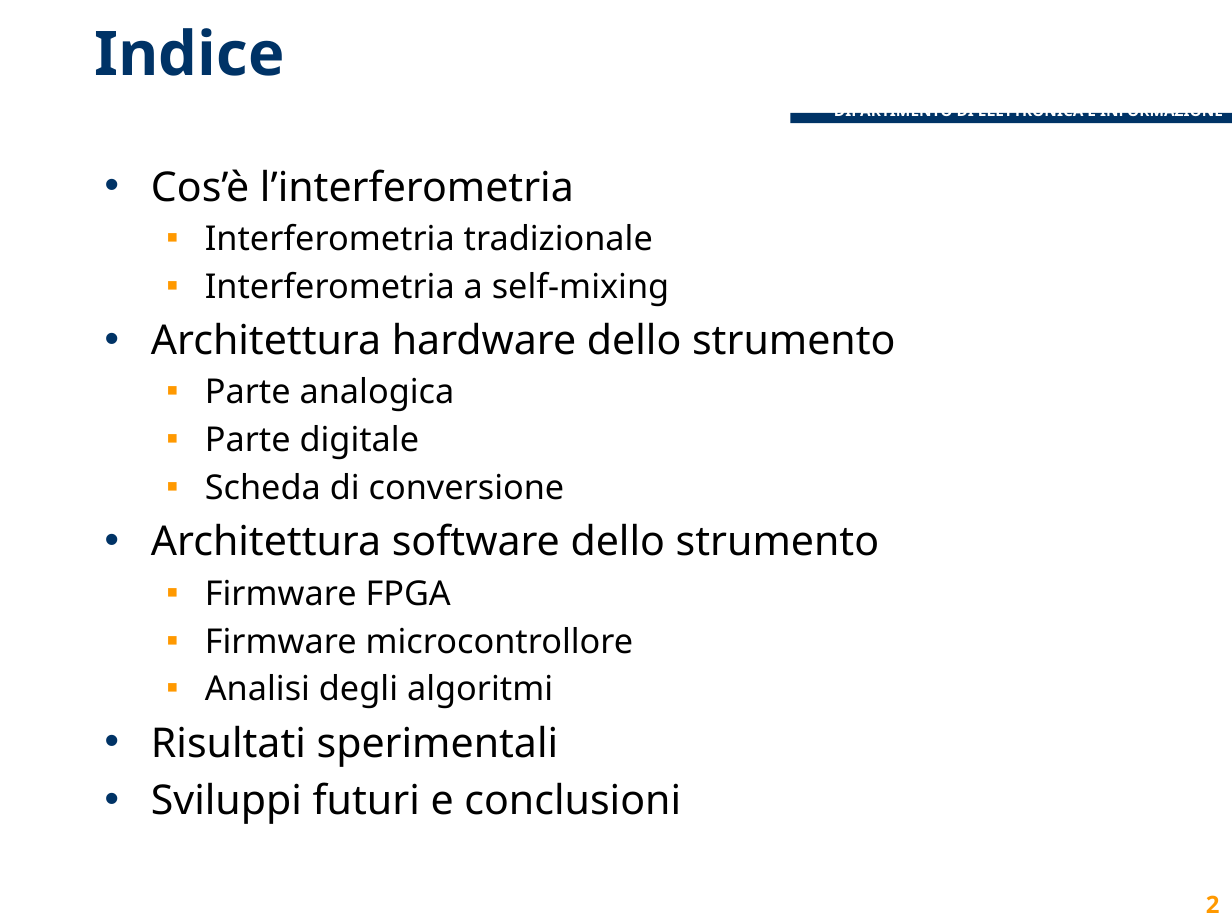
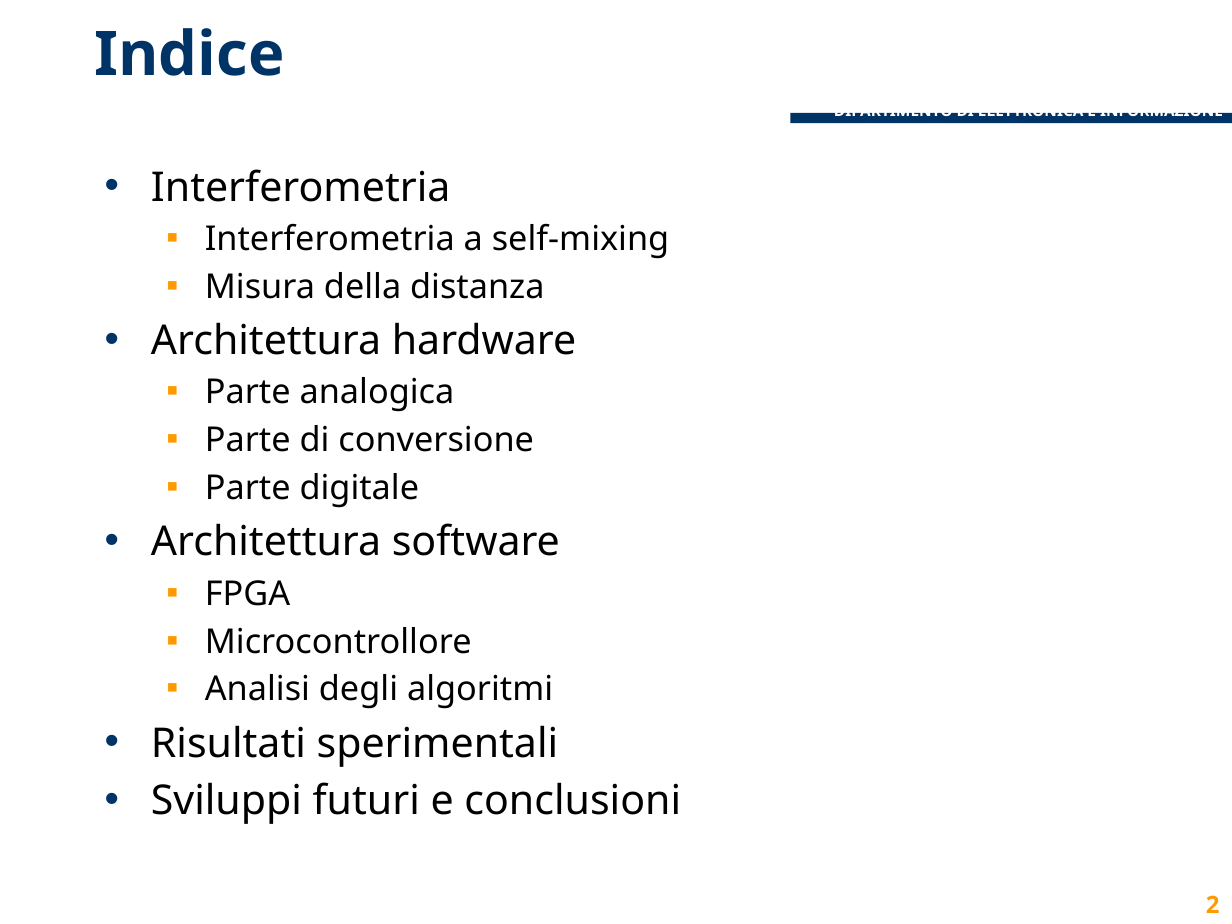
Before and after one commit to lcavagnispolimi/thesis_latex, a slide deck: slide 2 of presentazione_discussione.pptx. Drawn at 1232x924 pixels with LibreOffice and Linux fonts; fonts in the diff are those of the drawing; background and template pictures are left out. Boxes give left, top, right and bottom in pixels: in the first picture for what was removed or moved away, otherwise in the second. Text is boxed around its words. In the diff, an @@ line names an element or a change of style, - is before the commit and + after.

Commit message:
Sistemate prime 4 slide su interferometria

```diff
--- a/presentazione_discussione.pptx
+++ b/presentazione_discussione.pptx
@@ text at bbox=[151, 169, 450, 202]: text changed; size 20 to 24 pt @@
-• Cos’è l’interferometria
-  ▪ Interferometria tradizionale
+• Interferometria
@@ text at bbox=[151, 272, 576, 355]: text changed @@
-• Architettura hardware dello strumento
+  ▪ Misura della distanza
+• Architettura hardware
@@ text at bbox=[205, 425, 534, 452]: paragraph added @@
+  ▪ Parte di conversione
@@ text at bbox=[151, 523, 560, 654]: text changed; size 20 to 24 pt @@
-  ▪ Scheda di conversione
-• Architettura software dello strumento
-  ▪ Firmware FPGA
-  ▪ Firmware microcontrollore
+• Architettura software
+  ▪ FPGA
+  ▪ Microcontrollore
```
Also in this commit, not shown: 2 other slides changed, 2 slides added, 3 slides removed.
